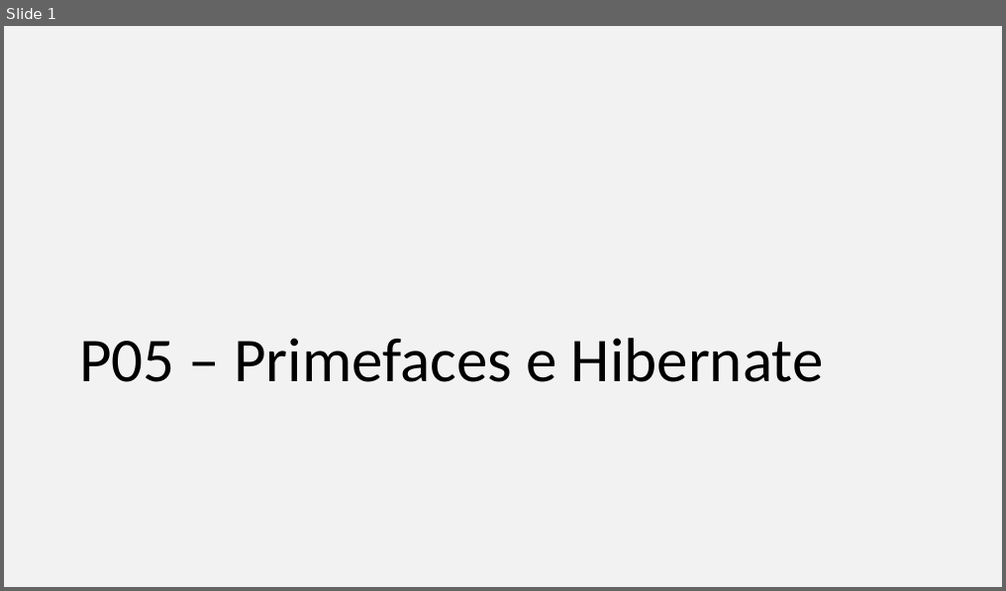
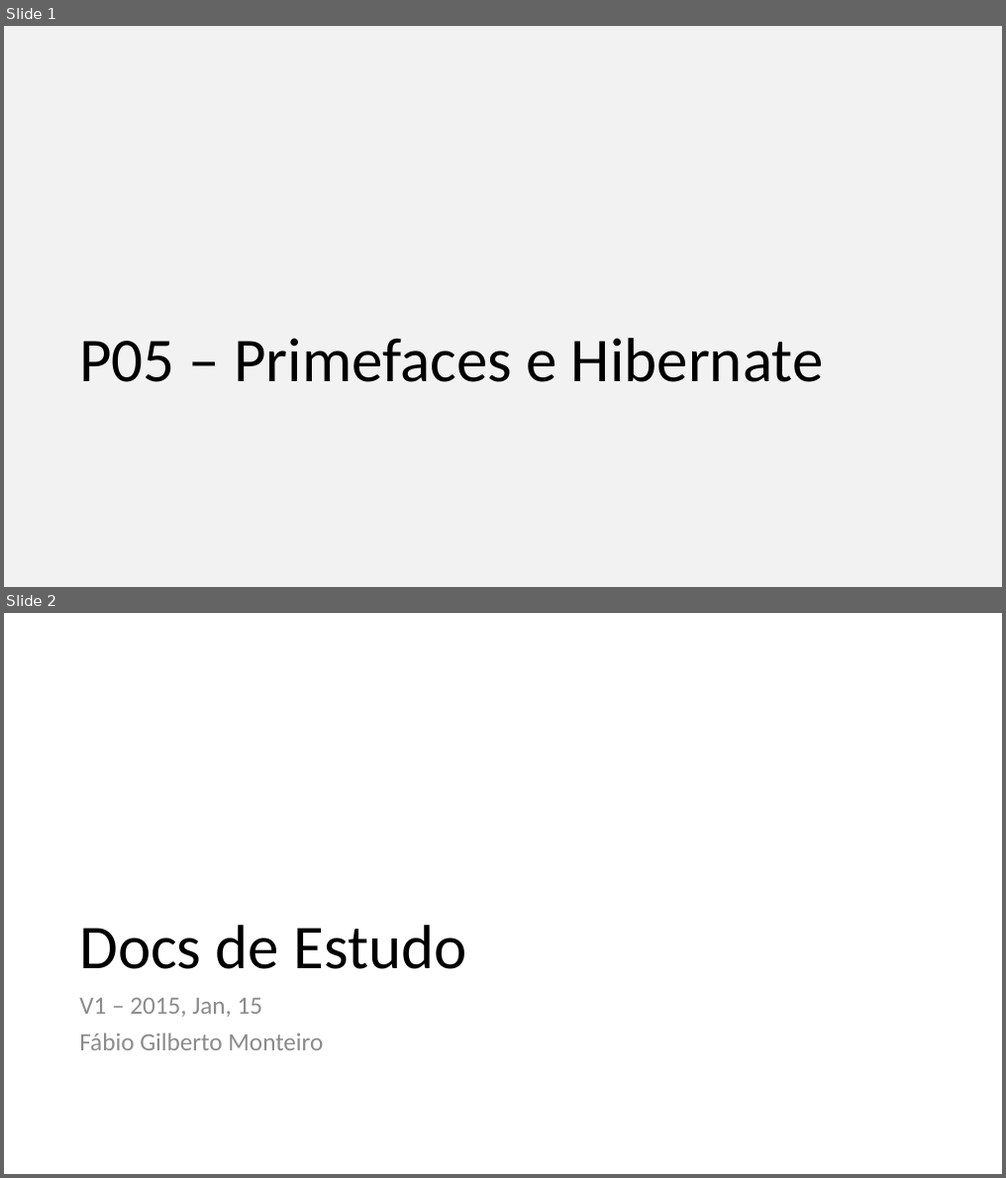
Before and after one commit to fabiogm6/_DocumentacaoGeral, a slide deck: MVC.pptx. Shown one above the other, each under a label of ours: slide 1 before the commit, slides 1 and 2 after it. The pictures are 1006x591 and 1006x1178 pixels, drawn with LibreOffice and Linux fonts; fonts in the diff are those of the drawing. Boxes give left, top, right and bottom in pixels: in the first picture for what was removed or moved away, otherwise in the second. Text is boxed around its words. In the diff, an @@ line names an element or a change of style, - is before the commit and + after.

```diff
--- a/MVC.pptx
+++ b/MVC.pptx
@@ slide 2 added at (4,613,1002,1174), background #FFFFFF @@
@@ title added at (79,925,466,969), 60 pt, text #000000 @@
+Docs de Estudo
@@ text added at (79,998,323,1051), 24 pt, text #8C8C8C @@
+V1 – 2015, Jan, 15
+Fábio Gilberto Monteiro
```
